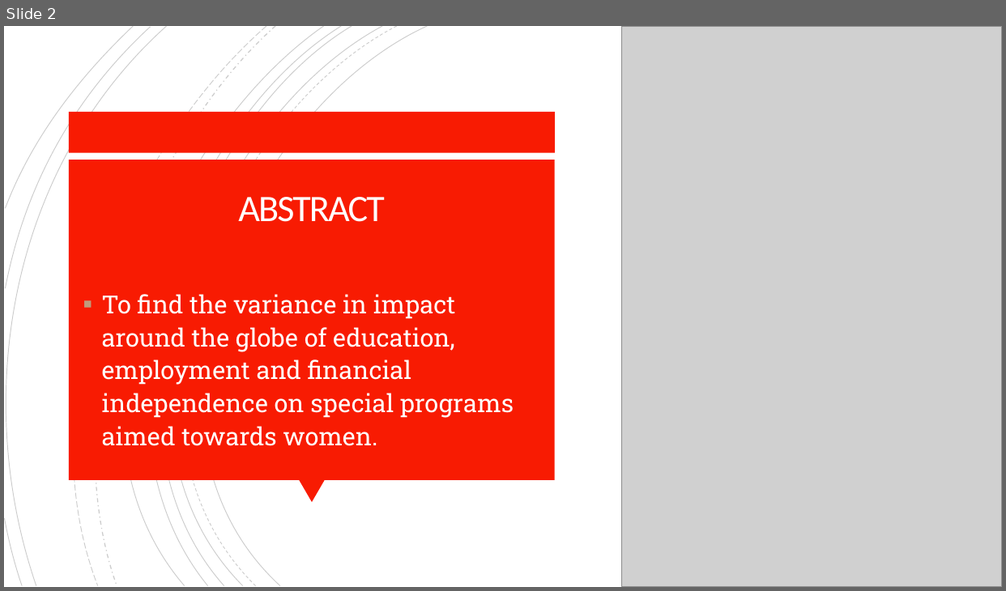
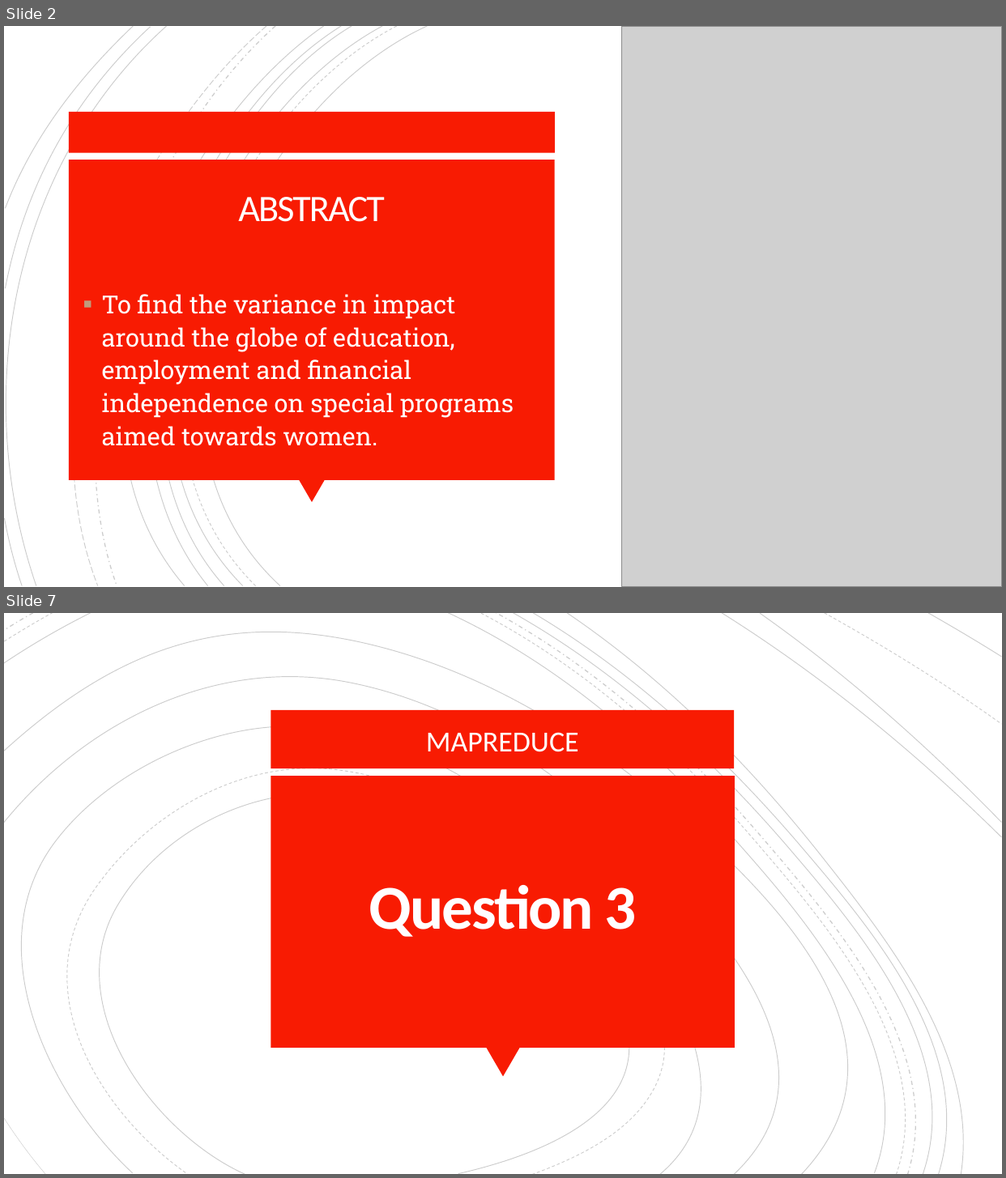
Before and after one commit to cordellsl/Project2, a slide deck: Project 2 Presentation.pptx. Shown one above the other, each under a label of ours: slide 2 before the commit, slides 2 and 7 after it; the slides between them are not shown. The pictures are 1006x591 and 1006x1178 pixels, drawn with LibreOffice and Linux fonts; fonts in the diff are those of the drawing; grey boxes stand for pictures. Boxes give left, top, right and bottom in pixels: in the first picture for what was removed or moved away, otherwise in the second. Text is boxed around its words. In the diff, an @@ line names an element or a change of style, - is before the commit and + after.

```diff
--- a/Project 2 Presentation.pptx
+++ b/Project 2 Presentation.pptx
@@ slide 7 added at bbox=[4, 613, 1002, 1174], background #FFFFFF @@
@@ group added at bbox=[4, 613, 1002, 1174]: 19 freeform shapes @@
@@ rectangle added at bbox=[270, 710, 734, 769], fill #F81B02 @@
@@ text added at bbox=[426, 732, 579, 752], 28 pt, text #FFFFFF @@
+MAPREDUCE
@@ rectangle added at bbox=[270, 776, 735, 1048], fill #F81B02 @@
@@ title added at bbox=[368, 885, 636, 937], 60 pt, text #FFFEFF, bold @@
+Question 3
@@ triangle added at bbox=[486, 1048, 520, 1076], fill #F81B02 @@
```
Also in this commit, not shown: 14 slides changed, 6 other slides added.
